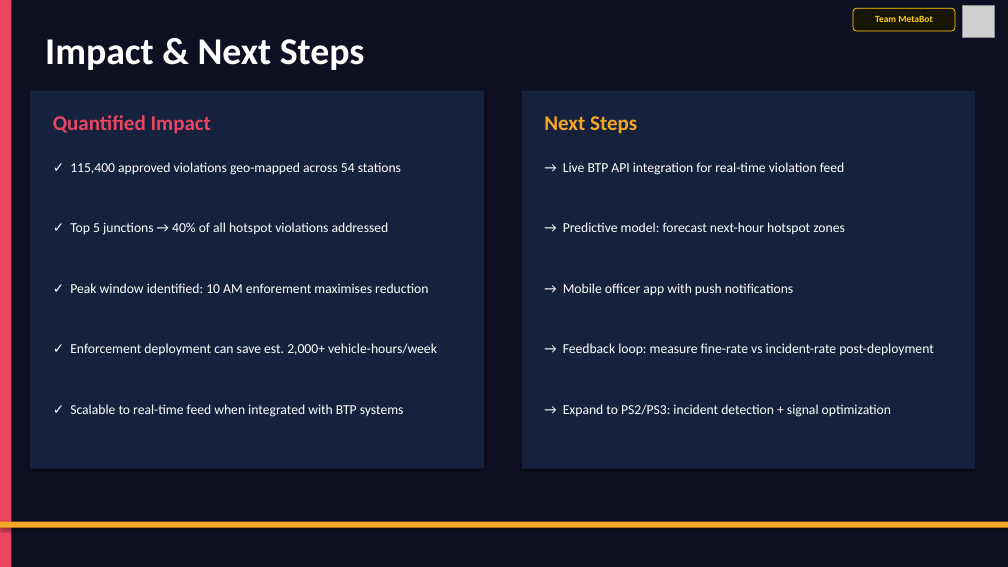
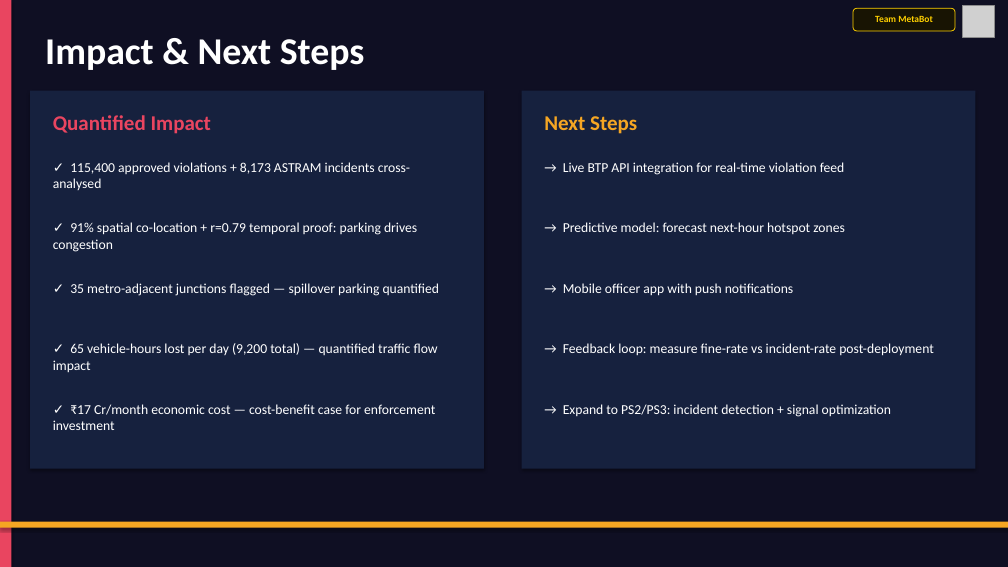
Before and after one commit to lavanya0506/parking, a slide deck: slide 8 of assets/ParkIQ_Presentation.pptx. Drawn at 1008x567 pixels with LibreOffice and Linux fonts; fonts in the diff are those of the drawing; grey boxes stand for pictures. Boxes give left, top, right and bottom in pixels: in the first picture for what was removed or moved away, otherwise in the second. Text is boxed around its words. In the diff, an @@ line names an element or a change of style, - is before the commit and + after.

Commit message:
fix: update presentation — correct all numbers, add 91%/r=0.79/metro findings
Slide 3: 6-tab → 8-tab; Smart Patrol Advisor + Corridor Risk replace old feature boxes
Slide 5: Safina Plaza 15000+ → 5882; r=-0.14 → r=+0.79; '54 stations' → '91% spatial'
Slide 6: Formula 0.40/0.30/0.20/0.10 → 0.60/0.25/0.15; 4th box = output (25 HIGH/58 MED/84 LOW)
Slide 7: Enforcement Optimizer → Smart Enforcement Plan; Sunday 9AM example added
Slide 8: 2000+/week → 65/day; 91%+r=0.79+metro+₹17Cr in impact bullets

```diff
--- a/assets/ParkIQ_Presentation.pptx
+++ b/assets/ParkIQ_Presentation.pptx
@@ text at (53, 162, 410, 190): text changed @@
-✓ 115,400 approved violations geo-mapped across 54 stations
+✓ 115,400 approved violations + 8,173 ASTRAM incidents cross-analysed
@@ text at (53, 222, 417, 252): text changed @@
-✓ Top 5 junctions → 40% of all hotspot violations addressed
+✓ 91% spatial co-location + r=0.79 temporal proof: parking drives congestion
@@ text at (70, 283, 440, 296): text changed @@
-✓ Peak window identified: 10 AM enforement maximises reduction
+✓ 35 metro-adjacent junctions flagged — spillover parking quantified
@@ text at (53, 343, 438, 373): text changed @@
-✓ Enforcement deployment can save est. 2,000+ vehicle-hours/week
+✓ 65 vehicle-hours lost per day (9,200 total) — quantified traffic flow impact
@@ text at (53, 404, 435, 430): text changed @@
-✓ Scalable to real-time feed when integrated with BTP systems
+✓ ₹17 Cr/month economic cost — cost-benefit case for enforcement investment
```
Also in this commit, not shown: 4 other slides changed.
